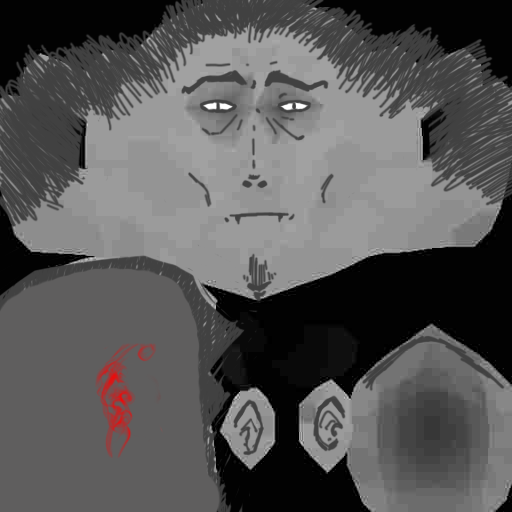
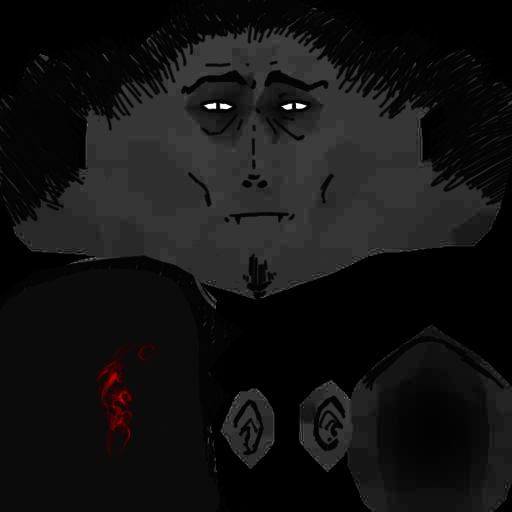
Before/after of a (512, 512) layered artwork. What changed in the layer stack:
painted on "Calque 2 copie" over <box>0,0,512,512</box>
removed layer "Arrière-plan copie" over <box>0,0,512,512</box>
